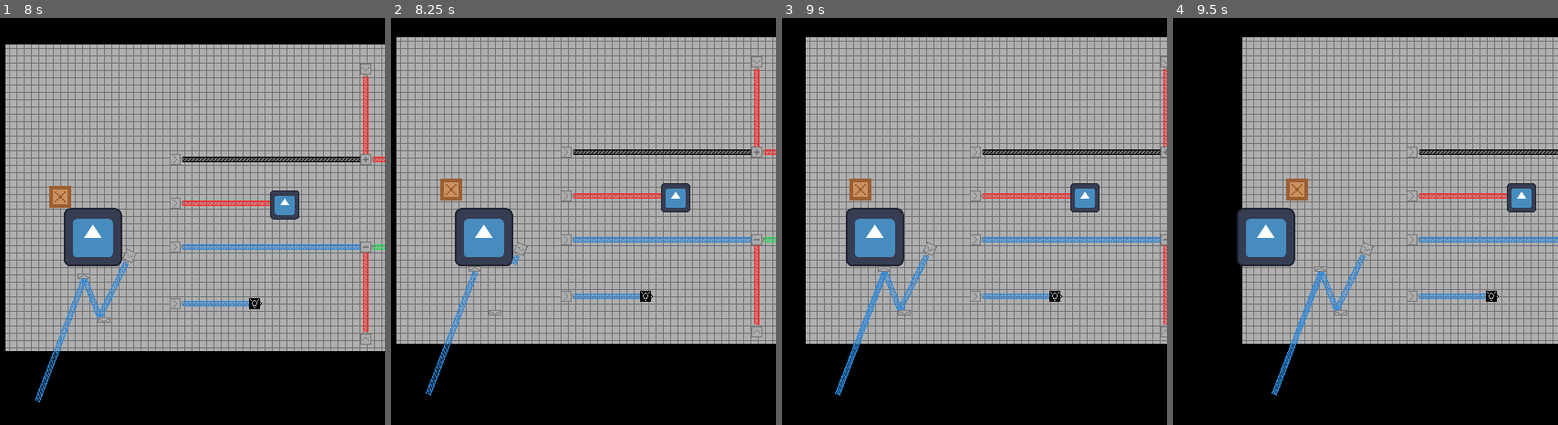
Above: before the commit, frames 1-4 (left to right).
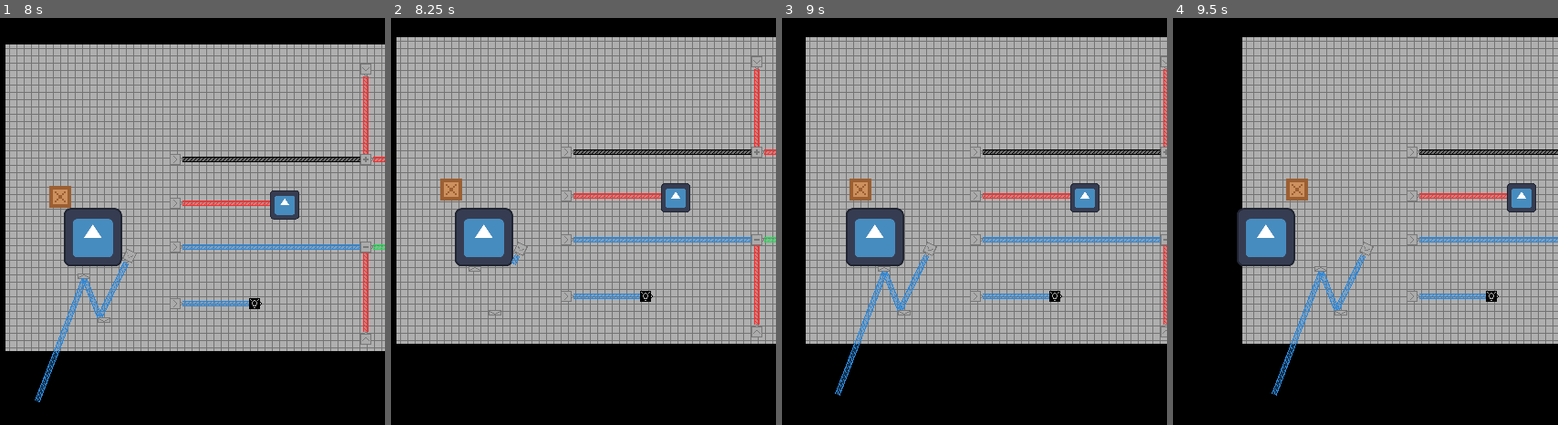
Above: after the commit, the same moments.

Repository: luminous-sky/Light-Puzzles
Game: Godot game, scene res://demo_scene/demo.tscn
Two runs of this game, one before a commit and one after it. Both use one fixed random seed, a clock stepped at 60 frames per second and the inputs below. Before the commit the project starts from res://main/main.tscn. The engine's default icon, where the game draws it, is replaced by a stand-in: a white triangle on a blue panel in a dark square.
Inputs:
- Up to frame 1 (8 s): tap Enter at 0.5 s; hold Up (up) 0.53-2.03 s; hold Left (left) 2.03-3.53 s; hold Down (down) 3.53-4.28 s; hold Right (right) 4.28-5.03 s; hold Up (up) 5.03-5.78 s; hold Right (right) from 5.78 s (still down)
- Up to frame 2 (8.25 s): tap Space at 8 s; release Right (right) at 8.03 s; hold Down (down) from 8.03 s (still down)
- Up to frame 3 (9 s): tap Enter at 8.75 s; release Down (down) at 8.78 s; hold Left (left) from 8.78 s (still down)
- Up to frame 4 (9.5 s): keep holding Left (left)

Frame 1 is identical in both runs. In frame 2, 0.5% of the frame differs, in the area x 9-23%, y 62-93%; in frame 3, 0.2%; in frame 4, 0.2%.

Commit message:
Fix mirror laser propagation bug

Diff:
--- a/src/main/main.tscn
+++ b/src/demo_scene/demo.tscn
@@ -1,17 +1,17 @@
 [gd_scene format=4 uid="uid://cy6hjf6ho1aha"]
 
-[ext_resource type="PackedScene" uid="uid://uvkhx2fvwgk2" path="res://player/player.tscn" id="1_53q0u"]
-[ext_resource type="Texture2D" uid="uid://g5htibrxi441" path="res://assets/tile.png" id="1_xwkvk"]
-[ext_resource type="Texture2D" uid="uid://vjmtchv50l7k" path="res://icon.svg" id="2_pjrb6"]
-[ext_resource type="PackedScene" uid="uid://c61dqmjejmjks" path="res://laser/laser_pointer.tscn" id="4_c651c"]
-[ext_resource type="PackedScene" uid="uid://cwhagnkmmim12" path="res://gates/add_gate.tscn" id="5_3wy1v"]
-[ext_resource type="PackedScene" uid="uid://clr3mdwjbe17g" path="res://gates/subtract_gate.tscn" id="6_kfbq2"]
-[ext_resource type="PackedScene" uid="uid://duyb41uue2v4v" path="res://objects/box.tscn" id="8_67ri8"]
-[ext_resource type="PackedScene" uid="uid://cg2t7kagpoyf7" path="res://objects/reflector.tscn" id="9_0i4oc"]
-[ext_resource type="PackedScene" uid="uid://ckpu047yggpet" path="res://detectors/light_detector.tscn" id="9_grrlh"]
+[ext_resource type="Texture2D" uid="uid://g5htibrxi441" path="res://assets/tile.png" id="1_phd7u"]
+[ext_resource type="PackedScene" uid="uid://uvkhx2fvwgk2" path="res://player/player.tscn" id="2_alk56"]
+[ext_resource type="PackedScene" uid="uid://c61dqmjejmjks" path="res://laser/laser_pointer.tscn" id="3_3gnws"]
+[ext_resource type="Texture2D" uid="uid://vjmtchv50l7k" path="res://icon.svg" id="4_jvo75"]
+[ext_resource type="PackedScene" uid="uid://cwhagnkmmim12" path="res://gates/add_gate.tscn" id="5_ee8ee"]
+[ext_resource type="PackedScene" uid="uid://clr3mdwjbe17g" path="res://gates/subtract_gate.tscn" id="6_n2a8m"]
+[ext_resource type="PackedScene" uid="uid://duyb41uue2v4v" path="res://objects/box.tscn" id="7_csct4"]
+[ext_resource type="PackedScene" uid="uid://ckpu047yggpet" path="res://detectors/light_detector.tscn" id="8_7wvbm"]
+[ext_resource type="PackedScene" uid="uid://cg2t7kagpoyf7" path="res://objects/reflector.tscn" id="9_j7xew"]
 
 [sub_resource type="TileSetAtlasSource" id="TileSetAtlasSource_c651c"]
-texture = ExtResource("1_xwkvk")
+texture = ExtResource("1_phd7u")
 0:0/0 = 0
 
 [sub_resource type="TileSet" id="TileSet_qwe4u"]
--- a/src/laser/laser_pointer.gd
+++ b/src/laser/laser_pointer.gd
@@ -46,6 +46,15 @@
 func _update_length() -> float:
 	if not enabled:
 		$LaserColor.set_length(0.0)
+
+		if current_gate:
+			current_gate.remove_laser(self)
+			current_gate = null
+
+		if current_reflector:
+			current_reflector.remove_laser(self)
+			current_reflector = null
+
 		return 0.0
 
 	var length: float = 0.0
--- a/src/objects/reflector.gd
+++ b/src/objects/reflector.gd
@@ -53,6 +53,7 @@
 		return
 
 	var data: LaserPointer = lasers[laser]
+	data.enabled = false
+
 	data.queue_free()
-
 	lasers.erase(laser)
Not shown: 2 places in src/demo_scene/demo.tscn that only renumber resources
